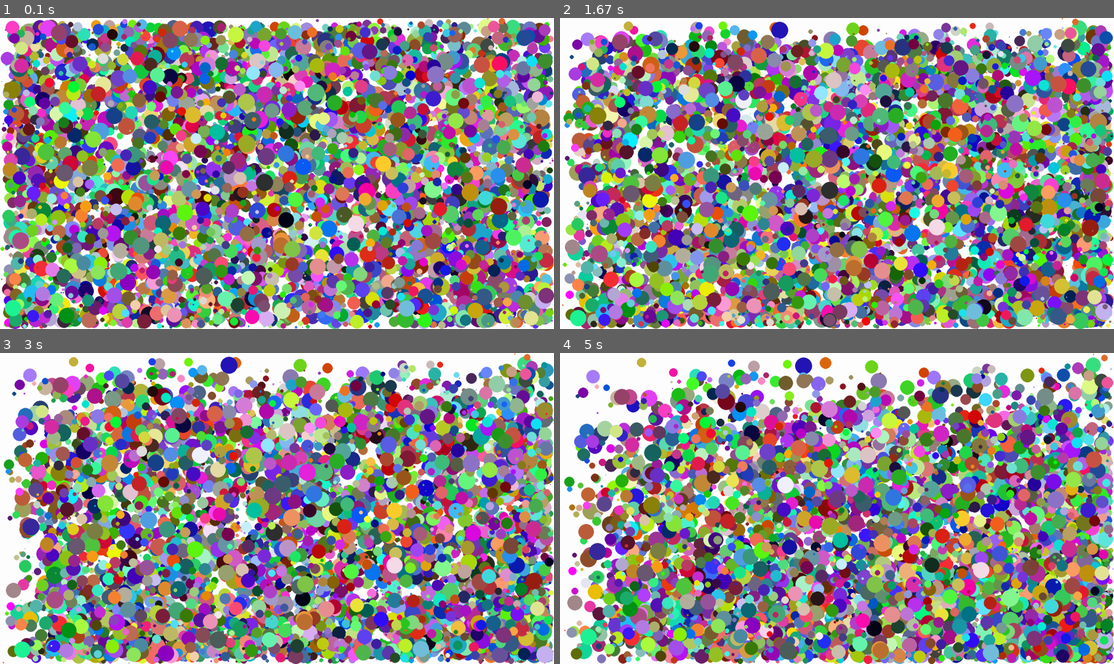
Above: before the commit, frames 1-4 (two rows, left to right).
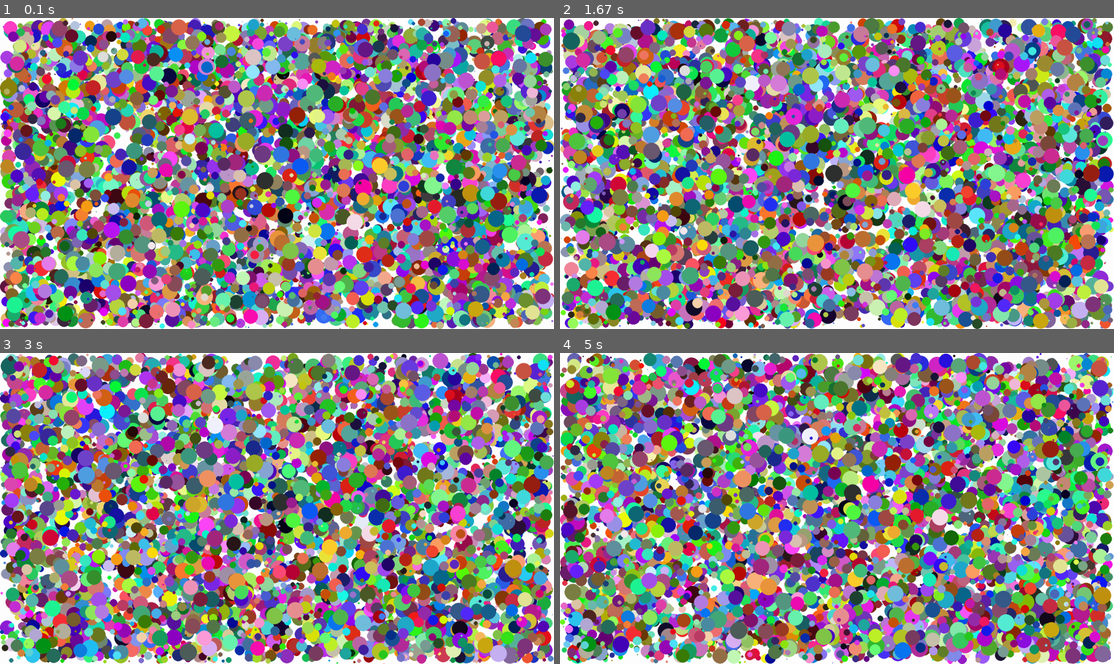
Above: after the commit, the same moments.

Repository: sps-trutnov/cviceni-1ep-sk1-pygame
Game: pygame game, started from src/hello_pygame.py
Same seed, same stepped clock (60 frames per second), same inputs: the game is played once before the commit and once after it.
Inputs:
- Up to frame 1 (0.1 s): no input
- Up to frame 2 (1.67 s): no input
- Up to frame 3 (3 s): no input
- Up to frame 4 (5 s): no input

The runs differ from the first frame. In frame 1, 57% of the frame differs, in the area x 0-100%, y 0-100%; in frame 2, 96%; in frame 3, 96%; in frame 4, 96%.

Commit message:
Doplnění náhodného směru rychlosti

Diff:
--- a/src/hello_pygame.py
+++ b/src/hello_pygame.py
@@ -29,8 +29,8 @@
     micek['x']= random.randint(0, rozmer_okna_x - micek['w'])
     micek['y'] = random.randint(0, rozmer_okna_y - micek['h'])
 
-    micek['dx'] = random.random()
-    micek['dy'] = random.random()
+    micek['dx'] = random.random() * random.choice([-1, 1])
+    micek['dy'] = random.random() * random.choice([-1, 1])
 
     if cernobily_rezim:
         odstin = random.randint(0, 254)
